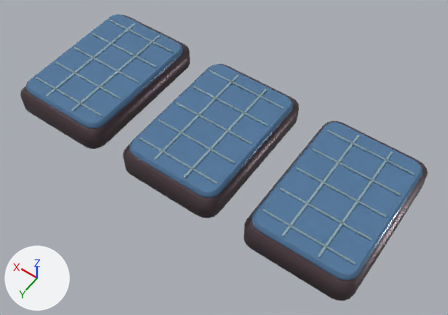
Renders of the glTF model assets/models/regions/alpine_restaurant_3.glb from each side of a commit.
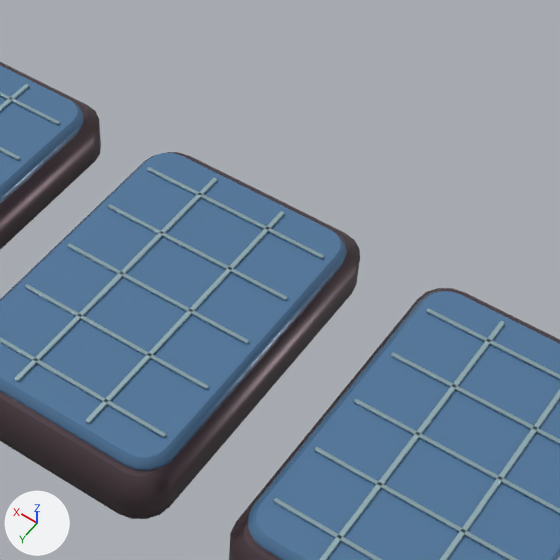
Each version is shown whole from a camera (50 mm lens) standing at (-3.17, 4.7, 9.91) and looking at (-0.19, 0.53, 3.35), then close up on the part from 33% to 85% of the width and 0% to 75% of the height. Arrows for +X, +Y and +Z are at lower left; the lights stay in place. The last two pictures show the newer version. Vertices at exactly the same position are counted once.

The older version as bpy lines, for what is in view:
```python
me_restaurant3 = bpy.data.meshes.new('Restaurant3')
me_restaurant3.from_pydata(...)  # 1992 vertices, 3876 faces; spans x -2.58..2.58, y -0.58..1.57, z 3.47..3.91
# faces by material slot: [3408, 468]
me_restaurant3.materials.append(mat_metal)
me_restaurant3.materials.append(mat_tint)
ob_restaurant3 = bpy.data.objects.new('Restaurant3', me_restaurant3)
ob_restaurant3.location = (0.0, 0.0, 0.0)
```
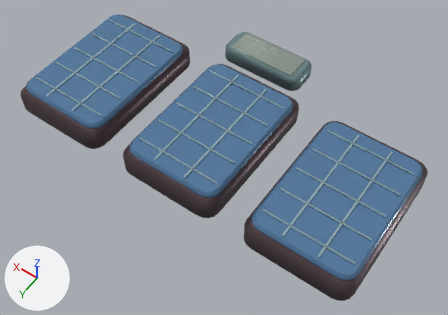
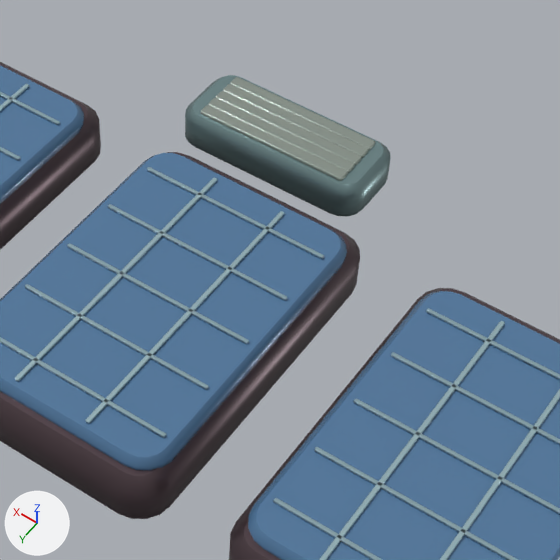
The edits, one by one:
me_restaurant3 is used by ob_restaurant3; location (0.0, 0.0, 0.0).
me_restaurant3 had 1992 vertices, 3876 faces and spanned x -2.58..2.58, y -0.58..1.57, z 3.47..3.91.
me_restaurant3 now has 2432 vertices, 4732 faces and spans x -2.58..2.58, y -1.29..1.57, z 3.47..3.91.
me_restaurant3 part 1: the loose piece of 72 vertices spanning x -0.6..0.6, y -0.25..-0.23, z 3.89..3.91 is copied, and the copy is scaled about its middle by (0.824, 3.83, 2.43), then moved by (0.15, -0.63, -0.04); it spans x -0.35..0.65, y -0.92..-0.83, z 3.84..3.88.
me_restaurant3 part 2: the loose piece of 72 vertices spanning x -0.6..0.6, y -0.25..-0.23, z 3.89..3.91 is copied, and the copy is scaled about its middle by (0.824, 3.83, 2.43), then moved by (0.15, -0.71, -0.04); it spans x -0.35..0.65, y -0.99..-0.91, z 3.84..3.88.
me_restaurant3 part 3: the loose piece of 72 vertices spanning x -0.6..0.6, y -0.25..-0.23, z 3.89..3.91 is copied, and the copy is scaled about its middle by (0.824, 3.83, 2.43), then moved by (0.15, -0.79, -0.04); it spans x -0.35..0.65, y -1.07..-0.99, z 3.84..3.88.
me_restaurant3 part 4: the loose piece of 72 vertices spanning x -0.6..0.6, y -0.25..-0.23, z 3.89..3.91 is copied, and the copy is scaled about its middle by (0.824, 3.83, 2.43), then moved by (0.15, -0.87, -0.04); it spans x -0.35..0.65, y -1.15..-1.07, z 3.84..3.88.
me_restaurant3 part 5: the loose piece of 72 vertices spanning x -0.6..0.6, y -0.25..-0.23, z 3.89..3.91 is copied, and the copy is scaled about its middle by (0.824, 3.83, 2.43), then moved by (0.15, -0.95, -0.04); it spans x -0.35..0.65, y -1.23..-1.14, z 3.84..3.88.
me_restaurant3 part 6: a new loose piece of 80 vertices spanning x -0.47..0.77, y -1.29..-0.76, z 3.6..3.86, in mat_metal.

Where the change shows, as pixel boxes (x1, y1, x2, y2) in the close-ups (560 x 560 px):
part 1 of me_restaurant3, added
    after: (200, 105, 348, 181)
part 2 of me_restaurant3, added
    after: (208, 98, 355, 173)
part 3 of me_restaurant3, added
    after: (215, 91, 362, 165)
part 4 of me_restaurant3, added
    after: (223, 84, 368, 158)
part 5 of me_restaurant3, added
    after: (230, 77, 375, 150)
part 6 of me_restaurant3, added (cyan)
    after: (185, 75, 391, 216)
